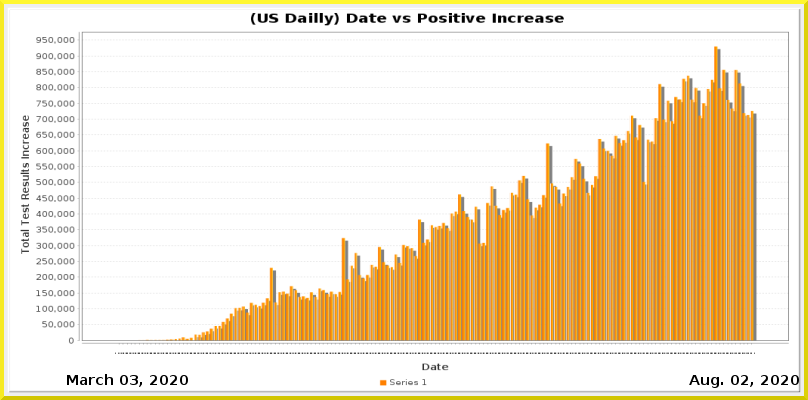
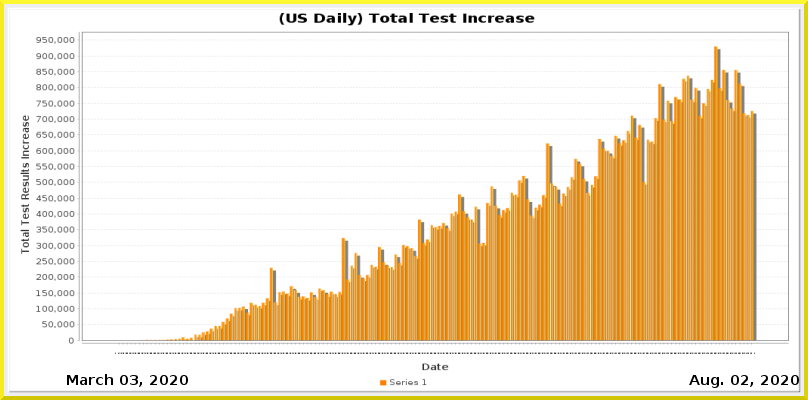
Comparing the layer stacks of the two (808, 400) images. Changes:
painted on "Date_vs_TestIncrease.png" over (x1=251, y1=12, x2=564, y2=26)
